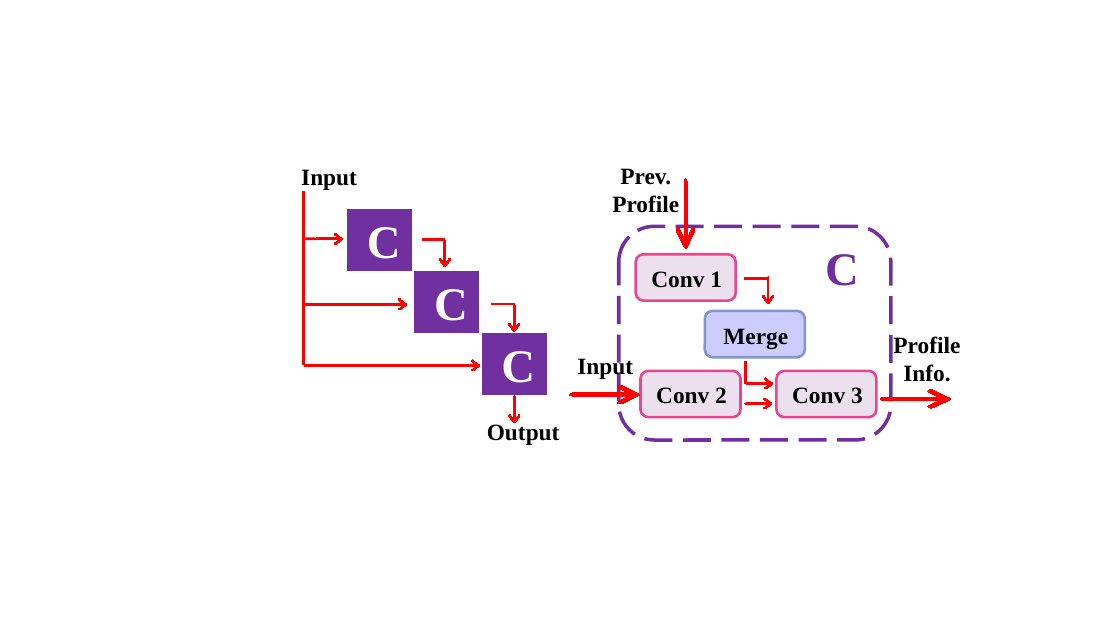
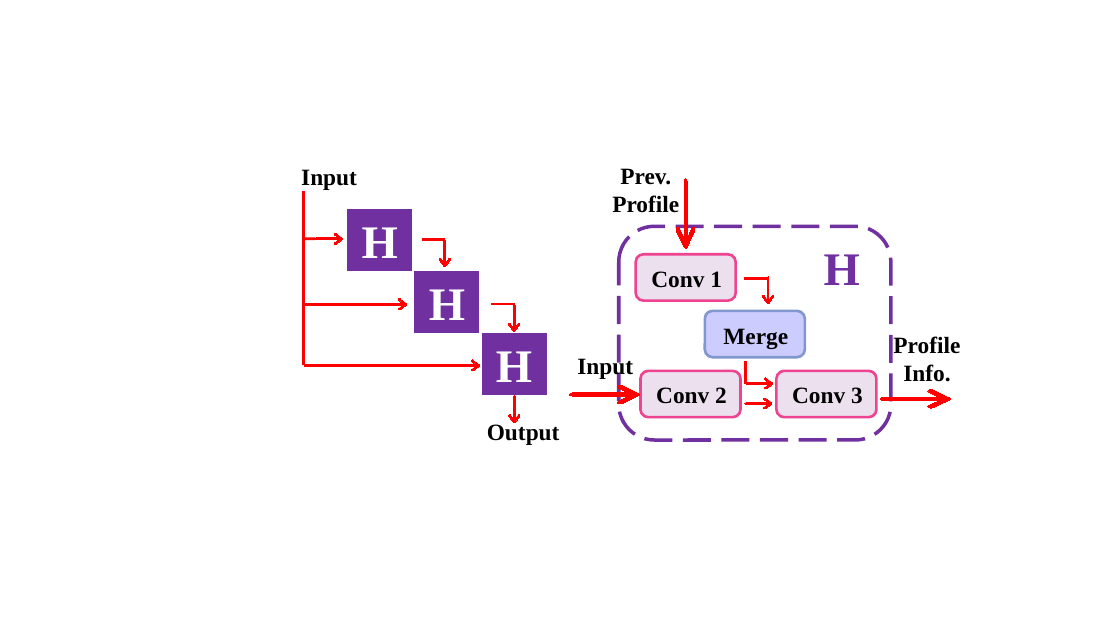
Before and after one commit to daibiaoxuwu/SEC-20, a slide deck: slide 2 of SEC.pptx. Drawn at 1120x630 pixels with LibreOffice and Linux fonts; fonts in the diff are those of the drawing. Boxes give left, top, right and bottom in pixels: in the first picture for what was removed or moved away, otherwise in the second. Text is boxed around its words. In the diff, an @@ line names an element or a change of style, - is before the commit and + after.

```diff
--- a/SEC.pptx
+++ b/SEC.pptx
@@ text at box(362, 227, 398, 258): text changed @@
-C
+H
@@ text at box(824, 254, 860, 285): text changed @@
-C
+H
@@ text at box(429, 289, 465, 320): text changed @@
-C
+H
@@ text at box(496, 351, 532, 382): text changed @@
-C
+H
```
Also in this commit, not shown: 8 other files.
